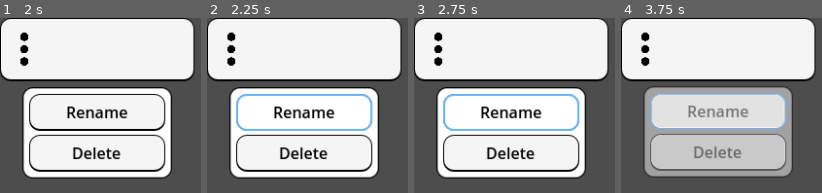
Above: before the commit, frames 1-4 (left to right).
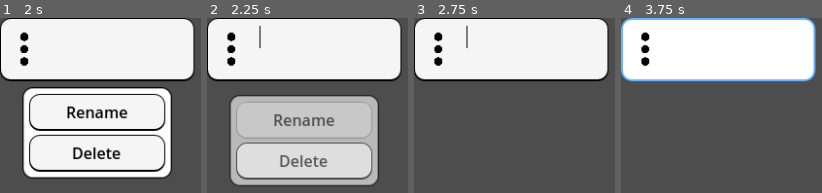
Above: after the commit, the same moments.

Repository: em-s-h/Nairu
Game: Godot game, scene res://scenes/note_button.tscn
Two runs of this game, one before a commit and one after it. Both use one fixed random seed, a clock stepped at 60 frames per second and the inputs below. This scene is started directly instead of the project's main scene.
Inputs (mouse positions are in pixels of both pictures, inside the frame that each line leads up to):
- Up to frame 1 (2 s): click (96, 49) at 0.5 s; click (24, 49) at 1.25 s
- Up to frame 2 (2.25 s): click "Rename" at 2 s
- Up to frame 3 (2.75 s): no input
- Up to frame 4 (3.75 s): click (717, 49) at 2.75 s; click (717, 112) at 3.5 s, where only the run before the commit has a clickable "Rename"

Frame 1 is identical in both runs. In frame 2, 32% of the frame differs, in the area x 10-86%, y 4-96%; in frame 3, 38%; in frame 4, 40%, in the area x 0-98%, y 0-91%.

Commit message:
Fix broken popup functionality

Diff:
--- a/scenes/note_button_settings_popup.tscn
+++ b/scenes/note_button_settings_popup.tscn
@@ -1,6 +1,127 @@
 [gd_scene load_steps=8 format=3 uid="uid://cw5hepbv7468v"]
 
 [ext_resource type="Script" path="res://scripts/note_button_settings_popup.gd" id="1_40sca"]
+
+[sub_resource type="Animation" id="Animation_jxf4o"]
+length = 0.001
+tracks/0/type = "value"
+tracks/0/imported = false
+tracks/0/enabled = true
+tracks/0/path = NodePath(".:process_mode")
+tracks/0/interp = 1
+tracks/0/loop_wrap = true
+tracks/0/keys = {
+"times": PackedFloat32Array(0),
+"transitions": PackedFloat32Array(1),
+"update": 1,
+"values": [0]
+}
+tracks/1/type = "value"
+tracks/1/imported = false
+tracks/1/enabled = true
+tracks/1/path = NodePath(".:position:y")
+tracks/1/interp = 1
+tracks/1/loop_wrap = true
+tracks/1/keys = {
+"times": PackedFloat32Array(0),
+"transitions": PackedFloat32Array(1),
+"update": 0,
+"values": [0.0]
+}
+tracks/2/type = "value"
+tracks/2/imported = false
+tracks/2/enabled = true
+tracks/2/path = NodePath(".:modulate:a")
+tracks/2/interp = 1
+tracks/2/loop_wrap = true
+tracks/2/keys = {
+"times": PackedFloat32Array(0),
+"transitions": PackedFloat32Array(1),
+"update": 1,
+"values": [0.0]
+}
+
+[sub_resource type="Animation" id="Animation_mcry0"]
+resource_name = "close"
+length = 0.35
+step = 0.05
+tracks/0/type = "value"
+tracks/0/imported = false
+tracks/0/enabled = true
+tracks/0/path = NodePath(".:process_mode")
+tracks/0/interp = 1
+tracks/0/loop_wrap = true
+tracks/0/keys = {
+"times": PackedFloat32Array(0, 0.35),
+"transitions": PackedFloat32Array(1, 1),
+"update": 1,
+"values": [4, 0]
+}
+tracks/1/type = "value"
+tracks/1/imported = false
+tracks/1/enabled = true
+tracks/1/path = NodePath(".:modulate:a")
+tracks/1/interp = 2
+tracks/1/loop_wrap = true
+tracks/1/keys = {
+"times": PackedFloat32Array(0, 0.25, 0.35),
+"transitions": PackedFloat32Array(1, 1, 1),
+"update": 0,
+"values": [1.0, 0.25, 0.0]
+}
+tracks/2/type = "value"
+tracks/2/imported = false
+tracks/2/enabled = true
+tracks/2/path = NodePath(".:position:y")
+tracks/2/interp = 2
+tracks/2/loop_wrap = true
+tracks/2/keys = {
+"times": PackedFloat32Array(0, 0.15, 0.35),
+"transitions": PackedFloat32Array(1, 1, 1),
+"update": 0,
+"values": [-98.0, -106.0, 0.0]
+}
+
+[sub_resource type="Animation" id="Animation_e6px7"]
+resource_name = "close_down"
+length = 0.35
+step = 0.05
+tracks/0/type = "value"
+tracks/0/imported = false
+tracks/0/enabled = true
+tracks/0/path = NodePath(".:process_mode")
+tracks/0/interp = 1
+tracks/0/loop_wrap = true
+tracks/0/keys = {
+"times": PackedFloat32Array(0, 0.35),
+"transitions": PackedFloat32Array(1, 1),
+"update": 1,
+"values": [4, 0]
+}
+tracks/1/type = "value"
+tracks/1/imported = false
+tracks/1/enabled = true
+tracks/1/path = NodePath(".:modulate:a")
+tracks/1/interp = 2
+tracks/1/loop_wrap = true
+tracks/1/keys = {
+"times": PackedFloat32Array(0, 0.25, 0.35),
+"transitions": PackedFloat32Array(1, 1, 1),
+"update": 0,
+"values": [1.0, 0.25, 0.0]
+}
+tracks/2/type = "value"
+tracks/2/imported = false
+tracks/2/enabled = true
+tracks/2/path = NodePath(".:position:y")
+tracks/2/interp = 2
+tracks/2/loop_wrap = true
+tracks/2/keys = {
+"times": PackedFloat32Array(0, 0.15, 0.35),
+"transitions": PackedFloat32Array(1, 1, 1),
+"update": 0,
+"values": [73.0, 81.0, 0.0]
+}
 
 [sub_resource type="Animation" id="Animation_8toq6"]
 resource_name = "open"
@@ -43,45 +164,6 @@
 "values": [0.0, -106.0, -98.0]
 }
 
-[sub_resource type="Animation" id="Animation_jxf4o"]
-length = 0.001
-tracks/0/type = "value"
-tracks/0/imported = false
-tracks/0/enabled = true
-tracks/0/path = NodePath(".:process_mode")
-tracks/0/interp = 1
-tracks/0/loop_wrap = true
-tracks/0/keys = {
-"times": PackedFloat32Array(0),
-"transitions": PackedFloat32Array(1),
-"update": 1,
-"values": [0]
-}
-tracks/1/type = "value"
-tracks/1/imported = false
-tracks/1/enabled = true
-tracks/1/path = NodePath(".:position:y")
-tracks/1/interp = 1
-tracks/1/loop_wrap = true
-tracks/1/keys = {
-"times": PackedFloat32Array(0),
-"transitions": PackedFloat32Array(1),
-"update": 0,
-"values": [0.0]
-}
-tracks/2/type = "value"
-tracks/2/imported = false
-tracks/2/enabled = true
-tracks/2/path = NodePath(".:modulate:a")
-tracks/2/interp = 1
-tracks/2/loop_wrap = true
-tracks/2/keys = {
-"times": PackedFloat32Array(0),
-"transitions": PackedFloat32Array(1),
-"update": 1,
-"values": [0.0]
-}
-
 [sub_resource type="Animation" id="Animation_hvrdm"]
 resource_name = "open_down"
 length = 0.35
@@ -121,88 +203,6 @@
 "transitions": PackedFloat32Array(1, 1, 1),
 "update": 0,
 "values": [0.0, 81.0, 73.0]
-}
-
-[sub_resource type="Animation" id="Animation_e6px7"]
-resource_name = "close_down"
-length = 0.35
-step = 0.05
-tracks/0/type = "value"
-tracks/0/imported = false
-tracks/0/enabled = true
-tracks/0/path = NodePath(".:process_mode")
-tracks/0/interp = 1
-tracks/0/loop_wrap = true
-tracks/0/keys = {
-"times": PackedFloat32Array(0, 0.35),
-"transitions": PackedFloat32Array(1, 1),
-"update": 1,
-"values": [4, 0]
-}
-tracks/1/type = "value"
-tracks/1/imported = false
-tracks/1/enabled = true
-tracks/1/path = NodePath(".:modulate:a")
-tracks/1/interp = 2
-tracks/1/loop_wrap = true
-tracks/1/keys = {
-"times": PackedFloat32Array(0, 0.25, 0.35),
-"transitions": PackedFloat32Array(1, 1, 1),
-"update": 0,
-"values": [1.0, 0.25, 0.0]
-}
-tracks/2/type = "value"
-tracks/2/imported = false
-tracks/2/enabled = true
-tracks/2/path = NodePath(".:position:y")
-tracks/2/interp = 2
-tracks/2/loop_wrap = true
-tracks/2/keys = {
-"times": PackedFloat32Array(0, 0.15, 0.35),
-"transitions": PackedFloat32Array(1, 1, 1),
-"update": 0,
-"values": [73.0, 81.0, 0.0]
-}
-
-[sub_resource type="Animation" id="Animation_mcry0"]
-resource_name = "close"
-length = 0.35
-step = 0.05
-tracks/0/type = "value"
-tracks/0/imported = false
-tracks/0/enabled = true
-tracks/0/path = NodePath(".:process_mode")
-tracks/0/interp = 1
-tracks/0/loop_wrap = true
-tracks/0/keys = {
-"times": PackedFloat32Array(0, 0.35),
-"transitions": PackedFloat32Array(1, 1),
-"update": 1,
-"values": [4, 0]
-}
-tracks/1/type = "value"
-tracks/1/imported = false
-tracks/1/enabled = true
-tracks/1/path = NodePath(".:modulate:a")
-tracks/1/interp = 2
-tracks/1/loop_wrap = true
-tracks/1/keys = {
-"times": PackedFloat32Array(0, 0.25, 0.35),
-"transitions": PackedFloat32Array(1, 1, 1),
-"update": 0,
-"values": [1.0, 0.25, 0.0]
-}
-tracks/2/type = "value"
-tracks/2/imported = false
-tracks/2/enabled = true
-tracks/2/path = NodePath(".:position:y")
-tracks/2/interp = 2
-tracks/2/loop_wrap = true
-tracks/2/keys = {
-"times": PackedFloat32Array(0, 0.15, 0.35),
-"transitions": PackedFloat32Array(1, 1, 1),
-"update": 0,
-"values": [-98.0, -106.0, 0.0]
 }
 
 [sub_resource type="AnimationLibrary" id="AnimationLibrary_l8m3o"]
@@ -224,6 +224,7 @@
 offset_right = 75.0
 offset_bottom = 90.0
 grow_horizontal = 2
+focus_mode = 1
 theme_type_variation = &"NoteButtonSettingsPanel"
 script = ExtResource("1_40sca")
 
--- a/scripts/note_button.gd
+++ b/scripts/note_button.gd
@@ -23,8 +23,7 @@
 var warning_popup_open := false
 
 
-func _ready() -> void:
-    # {{{
+func _ready() -> void: # {{{
     title.text = note_name
     date.text = creation_date
 # }}}
@@ -33,9 +32,10 @@
     if !has_node("NoteButtonSettingsPopup"):
         return
 
-    var down = ""
-    if global_position.y - settings_popup.size.y < 0:
-        down += "_down"
+    var down = "_down"
+    # Popup's position is 8px bellow the button after the close animation.
+    if global_position.y + size.y + settings_popup.size.y + 8 > get_window().size.y:
+        down = ""
 
     if open_settings_popup and !settings_popup_open:
         settings_popup.open(down)
@@ -95,7 +95,10 @@
 
     settings_popup = SettingsPopupScene.instantiate()
     add_child(settings_popup)
+
     settings_popup.get_node("AnimationPlayer").animation_finished.connect(_on_animation_player_animation_finished)
+    settings_popup.rename.connect(_on_note_button_settings_popup_rename)
+    settings_popup.delete.connect(_on_note_button_settings_popup_delete)
 # }}}
 
 func _on_animation_player_animation_finished(anim_name: StringName) -> void: # {{{
@@ -103,6 +106,10 @@
         "open", "open_down":
             $HBoxContainer/NoteSettingsButton.disabled = false
             settings_popup_open = true
+
+            settings_popup.original_position = settings_popup.global_position
+            settings_popup.top_level = true
+            settings_popup.global_position = settings_popup.original_position
             settings_popup.call_deferred("grab_focus")
 
         "close", "close_down":
@@ -112,8 +119,7 @@
 # }}}
 
 
-func _on_title_gui_input(event: InputEvent) -> void:
-    # {{{
+func _on_title_gui_input(event: InputEvent) -> void: # {{{
     var l_click = InputEventMouseButton.new()
     l_click.button_index = MOUSE_BUTTON_LEFT
 
@@ -122,23 +128,19 @@
         title.grab_focus()
 # }}}
 
-func _on_title_text_changed(new_text: String) -> void:
-    # {{{
+func _on_title_text_changed(new_text: String) -> void: # {{{
     title.expand_to_text_length = len(new_text) <= TITLE_MAX_CHARACTERS
     title.custom_minimum_size = Vector2(138, 0)
 # }}}
 
-func _on_title_text_submitted(new_text: String) -> void:
-    # {{{
+func _on_title_text_submitted(new_text: String) -> void: # {{{
     title.editable = false
     rename_note.emit(note_name, new_text)
 # }}}
 
 
-func _on_note_button_settings_popup_delete() -> void:
-    # {{{
-    open_settings_popup = false
-    $AnimationPlayer.play("close_settings")
+func _on_note_button_settings_popup_delete() -> void: # {{{
+    _on_note_settings_button_pressed()
 
     var confirm_dialog = ConfirmationDialog.new()
 
@@ -158,19 +160,16 @@
         if c is Label: c.horizontal_alignment = HORIZONTAL_ALIGNMENT_CENTER
 # }}}
 
-func _on_confirm_dialog_confirm():
-    # {{{
+func _on_confirm_dialog_confirm(): # {{{
     delete_note.emit(note_name)
 # }}}
 
-func _on_note_button_settings_popup_rename() -> void:
-    # {{{
-    $AnimationPlayer.play("close_settings")
+func _on_note_button_settings_popup_rename() -> void: # {{{
+    _on_note_settings_button_pressed()
     title.editable = true
     title.grab_focus()
 # }}}
 
-func _on_note_button_settings_popup_focus_exited() -> void:
-    # {{{
+func _on_note_button_settings_popup_focus_exited() -> void: # {{{
     _on_note_settings_button_pressed()
 # }}}
--- a/scripts/note_button_settings_popup.gd
+++ b/scripts/note_button_settings_popup.gd
@@ -3,19 +3,19 @@
 
 
 signal rename()
-signal save_to()
 signal delete()
 
 @onready var animation_player: AnimationPlayer = $AnimationPlayer
+var original_position := Vector2.ZERO
 
 
 func open(down: String) -> void:
-    if animation_player.is_playing():
-        return
     animation_player.play("open%s" % down)
 
 
 func close(down: String) -> void:
+    top_level = false
+    global_position = original_position
     # Can't play 'open' backwards due to 'animation_finished' callback
     animation_player.play("close%s" % down)
 
@@ -24,9 +24,5 @@
     rename.emit()
 
 
-func _on_save_to_pressed() -> void:
-    save_to.emit()
-
-
 func _on_delete_pressed() -> void:
     delete.emit()
Not shown: 2 places in themes/default.tres that only renumber resources
